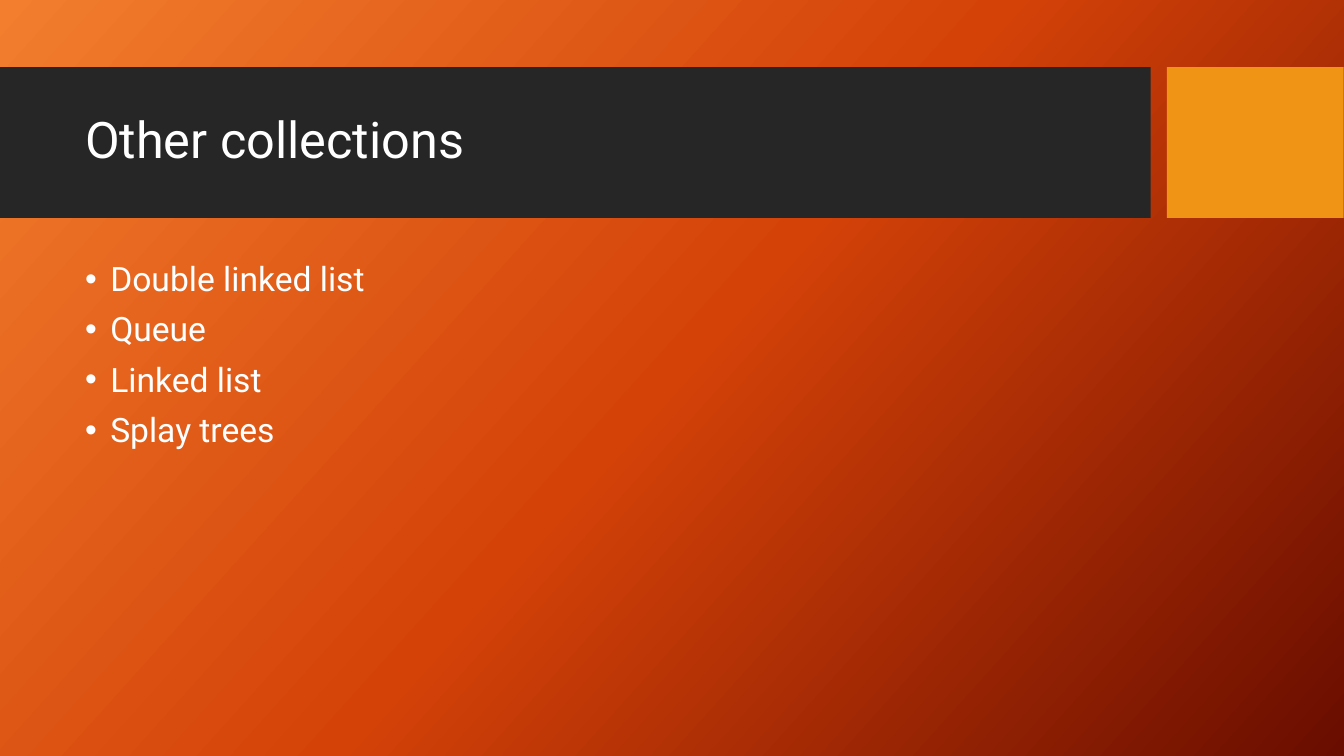
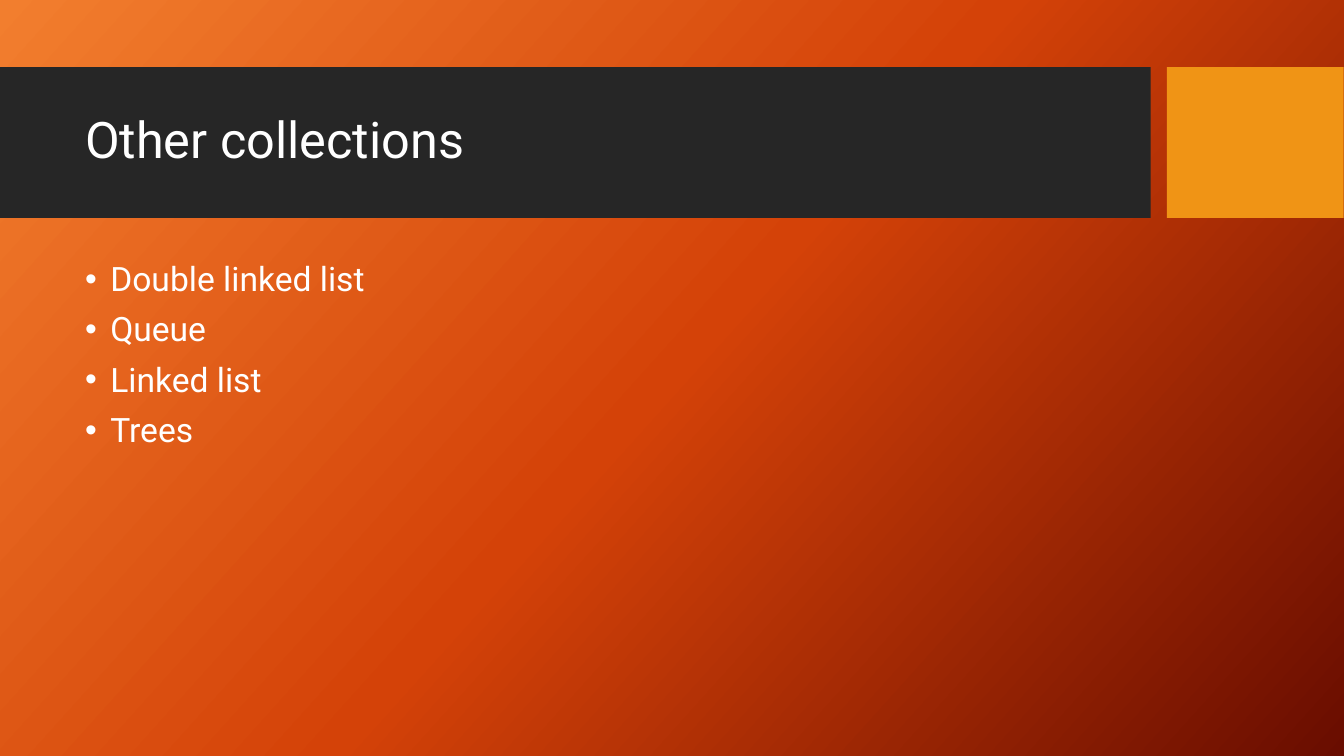
Before and after one commit to GDSC-ADEK/dart-flutter-course, a slide deck: slide 23 of week2/week2_slideshow.pptx. Drawn at 1344x756 pixels with LibreOffice and Linux fonts; fonts in the diff are those of the drawing; background and template pictures are left out. Boxes give left, top, right and bottom in pixels: in the first picture for what was removed or moved away, otherwise in the second. Text is boxed around its words. In the diff, an @@ line names an element or a change of style, - is before the commit and + after.

```diff
--- a/week2/week2_slideshow.pptx
+++ b/week2/week2_slideshow.pptx
@@ text at [110,418,193,443]: text changed @@
-• Splay trees
+• Trees
```
Also in this commit, not shown: 11 other slides changed, 1 slide added, 6 other files.
